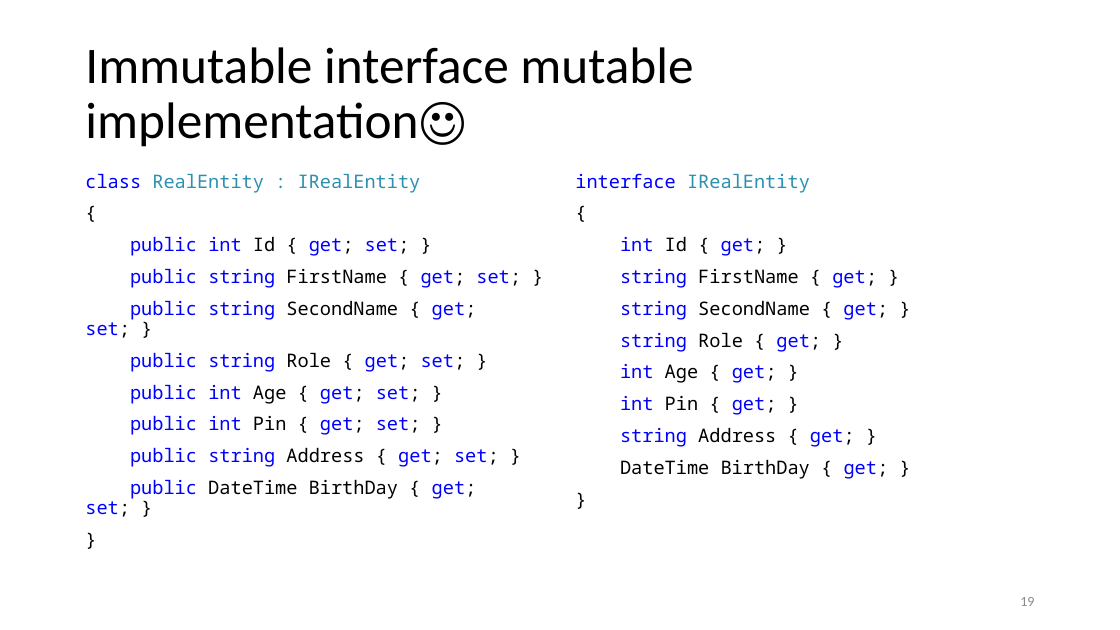
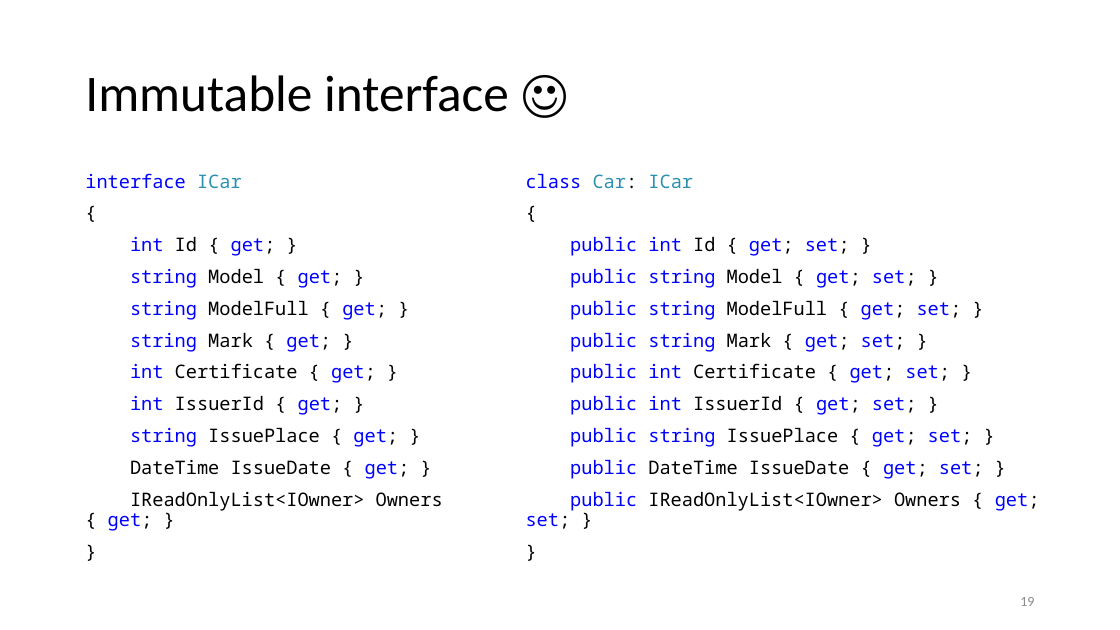
Before and after one commit to kugushev/presentations, a slide deck: slide 19 of Presentation.pptx. Drawn at 1120x630 pixels with LibreOffice and Linux fonts; fonts in the diff are those of the drawing. Boxes give left, top, right and bottom in pixels: in the first picture for what was removed or moved away, otherwise in the second. Text is boxed around its words. In the diff, an @@ line names an element or a change of style, - is before the commit and + after.

```diff
--- a/Presentation.pptx
+++ b/Presentation.pptx
@@ title at [85,75,509,112]: text changed @@
-Immutable interface mutable implementation☺
+Immutable interface ☺
@@ text at [85,173,242,189]: text changed; text colour #2B91AF to #0000FF @@
-class RealEntity : IRealEntity
+interface ICar
@@ text "class Car: ICar": place and size @@
-text "class Car: ICar" at [575,173,889,479]
+text "class Car: ICar" at [526,173,1040,529]
@@ text at [526,173,693,189]: text changed @@
-interface IRealEntity
+class Car: ICar
@@ text at [108,236,443,531]: text changed; text colour #0000FF to #000000 @@
-public int Id { get; set; }
-public string FirstName { get; set; }
-public string SecondName { get; set; }
-public string Role { get; set; }
-public int Age { get; set; }
-public int Pin { get; set; }
-public string Address { get; set; }
-public DateTime BirthDay { get; set; }
+int Id { get; }
+string Model { get; }
+string ModelFull { get; }
+string Mark { get; }
+int Certificate { get; }
+int IssuerId { get; }
+string IssuePlace { get; }
+DateTime IssueDate { get; }
+IReadOnlyList<IOwner> Owners { get; }
@@ text at [526,236,1040,529]: text changed; text colour #000000 to #0000FF @@
-int Id { get; }
-string FirstName { get; }
-string SecondName { get; }
-string Role { get; }
-int Age { get; }
-int Pin { get; }
-string Address { get; }
-DateTime BirthDay { get; }
+public int Id { get; set; }
+public string Model { get; set; }
+public string ModelFull { get; set; }
+public string Mark { get; set; }
+public int Certificate { get; set; }
+public int IssuerId { get; set; }
+public string IssuePlace { get; set; }
+public DateTime IssueDate { get; set; }
+public IReadOnlyList<IOwner> Owners { get; set; }
```
Also in this commit, not shown: 14 other slides changed, 17 other files.
